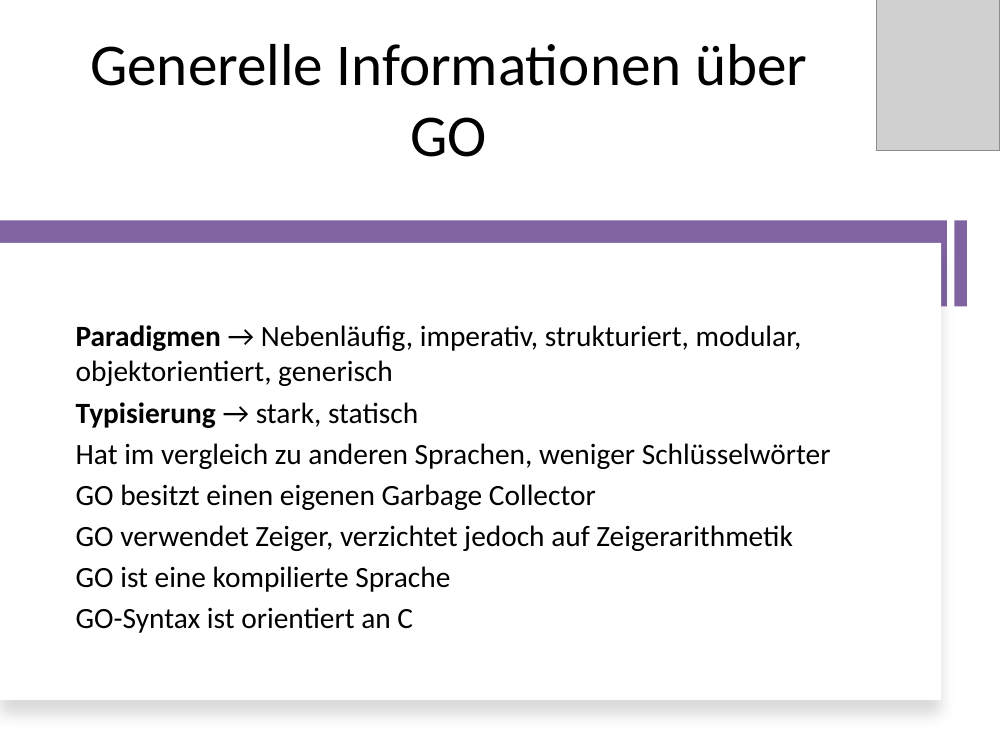
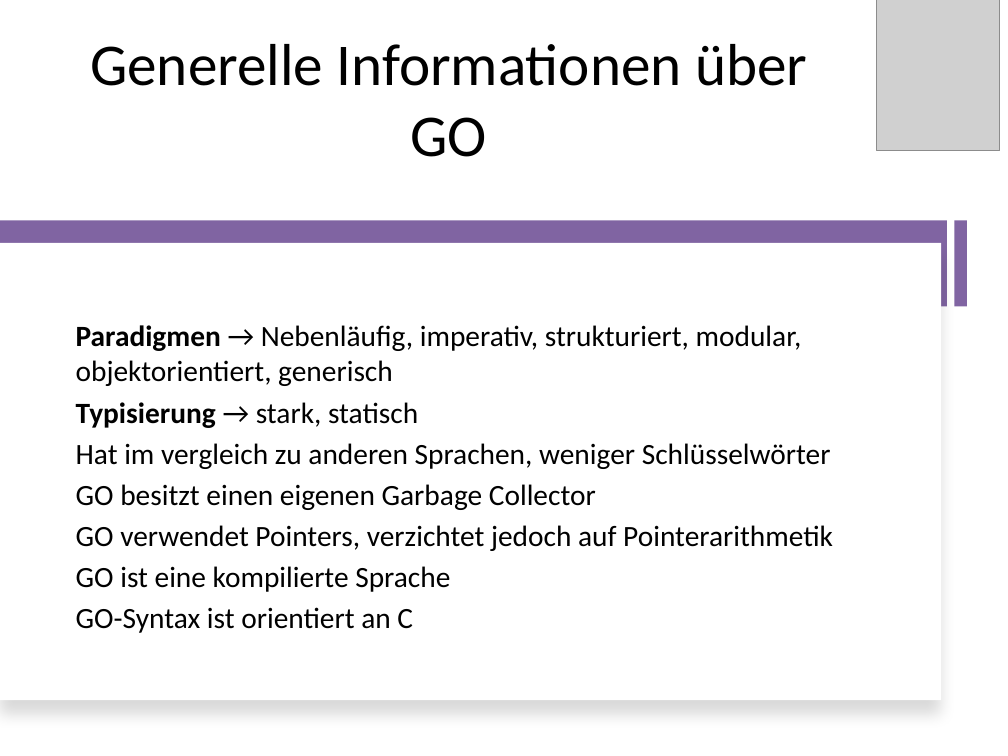
Before and after one commit to RatedNextGen/pcp-go, a slide deck: slide 5 of presentation/GO-Präsi.pptx. Drawn at 1008x756 pixels with LibreOffice and Linux fonts; fonts in the diff are those of the drawing; grey boxes stand for pictures. Boxes give left, top, right and bottom in pixels: in the first picture for what was removed or moved away, otherwise in the second. Text is boxed around its words. In the diff, an @@ line names an element or a change of style, - is before the commit and + after.

```diff
--- a/presentation/GO-Präsi.pptx
+++ b/presentation/GO-Präsi.pptx
@@ text at <box>76,525,833,551</box>: text changed @@
-GO verwendet Zeiger, verzichtet jedoch auf Zeigerarithmetik
+GO verwendet Pointers, verzichtet jedoch auf Pointerarithmetik
```
Also in this commit, not shown: 2 other slides changed, 4 other files.
